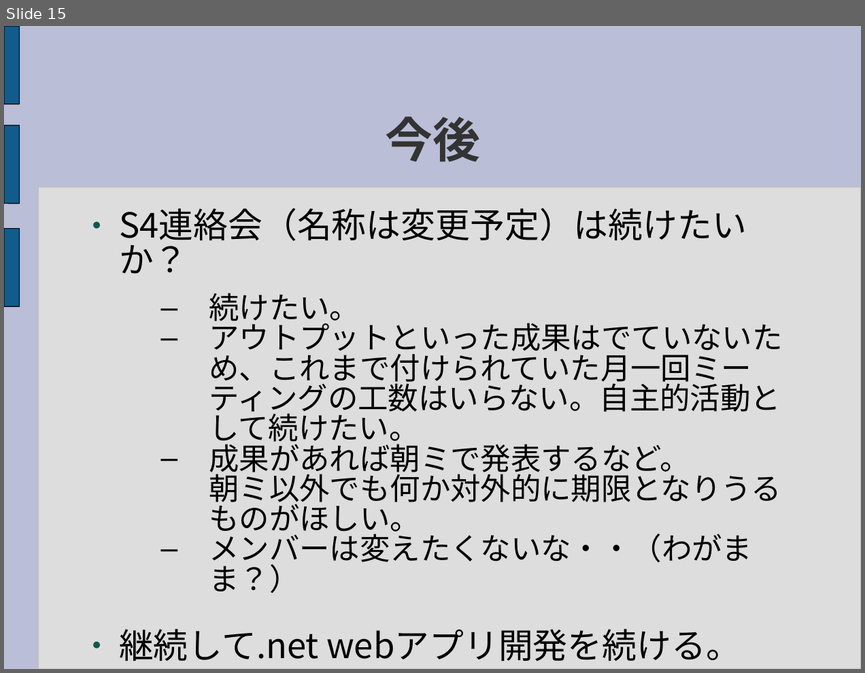
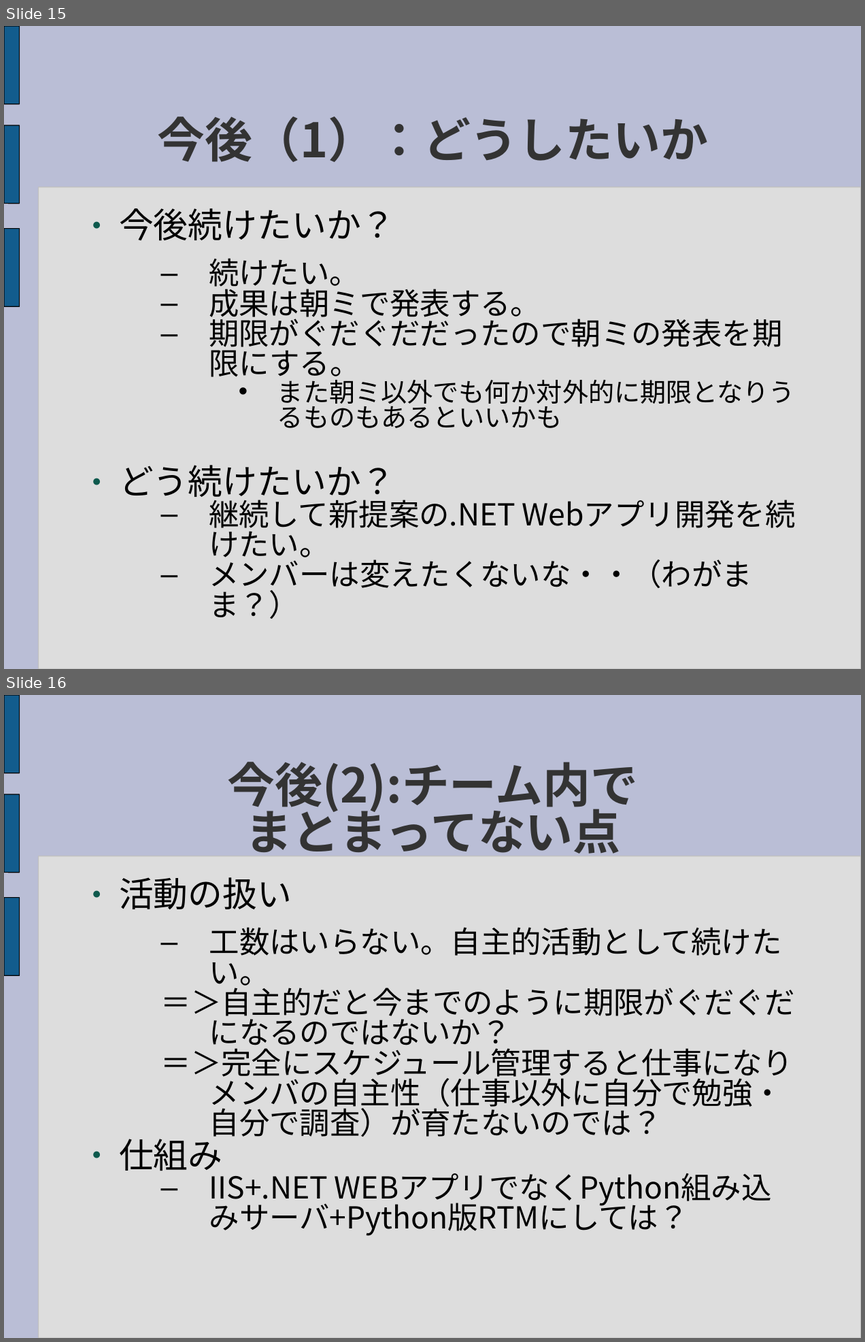
Before and after one commit to sec-d04/RTMWeb, a slide deck: Document/Presentation/RTMWeb_ResearchPresentation.ppt. Shown one above the other, each under a label of ours: slide 15 before the commit, slides 15 and 16 after it. The pictures are 865x673 and 865x1342 pixels, drawn with LibreOffice and Linux fonts; fonts in the diff are those of the drawing. Boxes give left, top, right and bottom in pixels: in the first picture for what was removed or moved away, otherwise in the second. Text is boxed around its words. In the diff, an @@ line names an element or a change of style, - is before the commit and + after.

Commit message:
成果発表資料全体大修正　一応完成版のつもり
・発表の流れをシンプルにし、それにあわせ全体を再構成した。
・「おさらい」のRTMの説明を削除した。
・今後を修正した。
・OpenHRIにあったRTM+WEBの説明を追加した。
・意見のまとまってない点を記載した。
・新提案を追加した。

```diff
--- a/Document/Presentation/RTMWeb_ResearchPresentation.ppt
+++ b/Document/Presentation/RTMWeb_ResearchPresentation.ppt
@@ slide 16 added at box(4, 695, 861, 1338), background #BABED6; not listed: 4 template elements that a slide beside it also shows @@
@@ title added at box(228, 762, 638, 853), 44 pt, text #333333, bold @@
+今後(2):チーム内で
+まとまってない点
@@ text added at box(119, 877, 795, 1236), 28 pt, text #000000 @@
+● 活動の扱い
+  – 工数はいらない。自主的活動として続けたい。
+  ＝＞自主的だと今までのように期限がぐだぐだになるのではないか？
+  ＝＞完全にスケジュール管理すると仕事になりメンバの自主性（仕事以外に自分で勉強・自分で調査）が育たないのでは？
+● 仕組み
+  – IIS+.NET WEBアプリでなくPython組み込みサーバ+Python版RTMにしては？
@@ slide 15 changed as well @@
@@ title at box(157, 116, 708, 162): text changed @@
-今後
+今後（1）：どうしたいか
@@ text at box(119, 208, 396, 241): text changed @@
-● S4連絡会（名称は変更予定）は続けたいか？
+● 今後続けたいか？
@@ text at box(119, 284, 795, 563): text changed @@
-  – アウトプットといった成果はでていないため、これまで付けられていた月一回ミーティングの工数はいらない。自主的活動として続けたい。
-  – 成果があれば朝ミで発表するなど。
-    朝ミ以外でも何か対外的に期限となりうるものがほしい。
+  – 成果は朝ミで発表する。
+  – 期限がぐだぐだだったので朝ミの発表を期限にする。
+    • また朝ミ以外でも何か対外的に期限となりうるものもあるといいかも
+● どう続けたいか？
+  – 継続して新提案の.NET Webアプリ開発を続けたい。
@@ text at box(119, 628, 740, 660): paragraph removed @@
-● 継続して.net webアプリ開発を続ける。
```
Also in this commit, not shown: 10 other slides changed, 5 other slides added, 4 slides removed.
